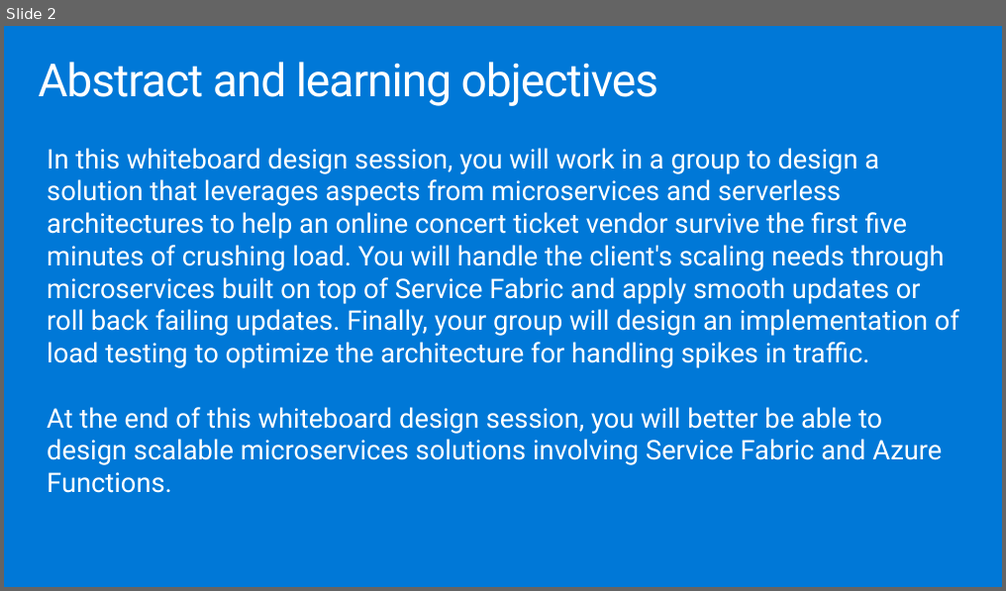
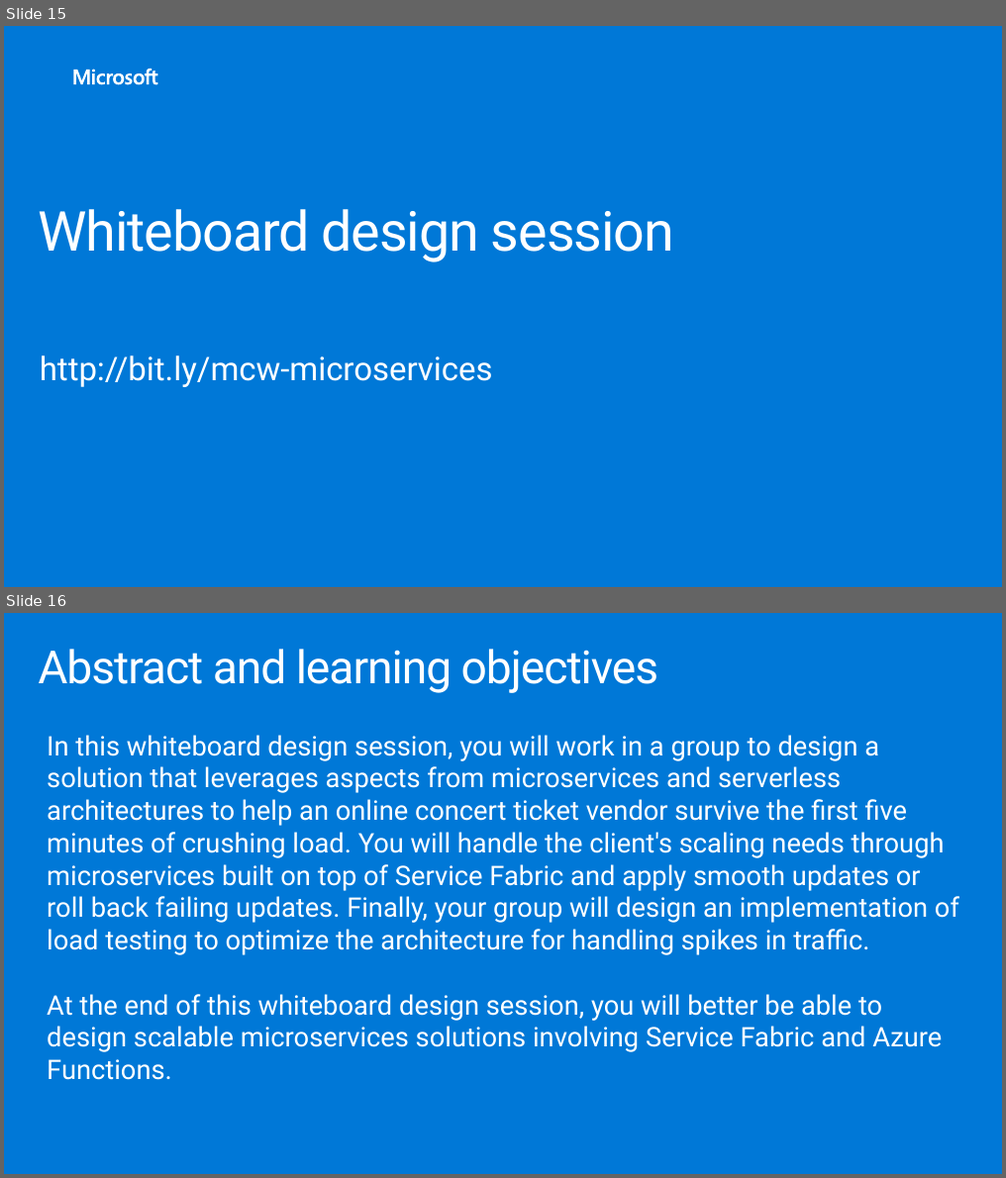
Before and after one commit to yellowbrickcode/MCW-Microservices-architecture, a slide deck: Whiteboard design session/WDS trainer presentation - Microservices architecture.pptx. Shown one above the other, each under a label of ours: slide 2 before the commit, slides 15 and 16 after it. The pictures are 1006x591 and 1006x1178 pixels, drawn with LibreOffice and Linux fonts; fonts in the diff are those of the drawing; background and template pictures are left out. Boxes give left, top, right and bottom in pixels: in the first picture for what was removed or moved away, otherwise in the second. Text is boxed around its words. In the diff, an @@ line names an element or a change of style, - is before the commit and + after.

```diff
--- a/Whiteboard design session/WDS trainer presentation - Microservices architecture.pptx
+++ b/Whiteboard design session/WDS trainer presentation - Microservices architecture.pptx
@@ slide 15 added at (4, 26, 1002, 587), background #0078D7 @@
@@ freeform shape added at (73, 69, 157, 85), fill #FFFFFF @@
@@ title added at (38, 209, 674, 263), 52.9 pt, text #FFFFFF @@
+Whiteboard design session
@@ text added at (40, 356, 493, 387), 31.4 pt, text #FFFFFF @@
+http://bit.ly/mcw-microservices
@@ what was slide 2 is now slide 16 @@
```
Also in this commit, not shown: 1 slide changed, 13 other slides added.
